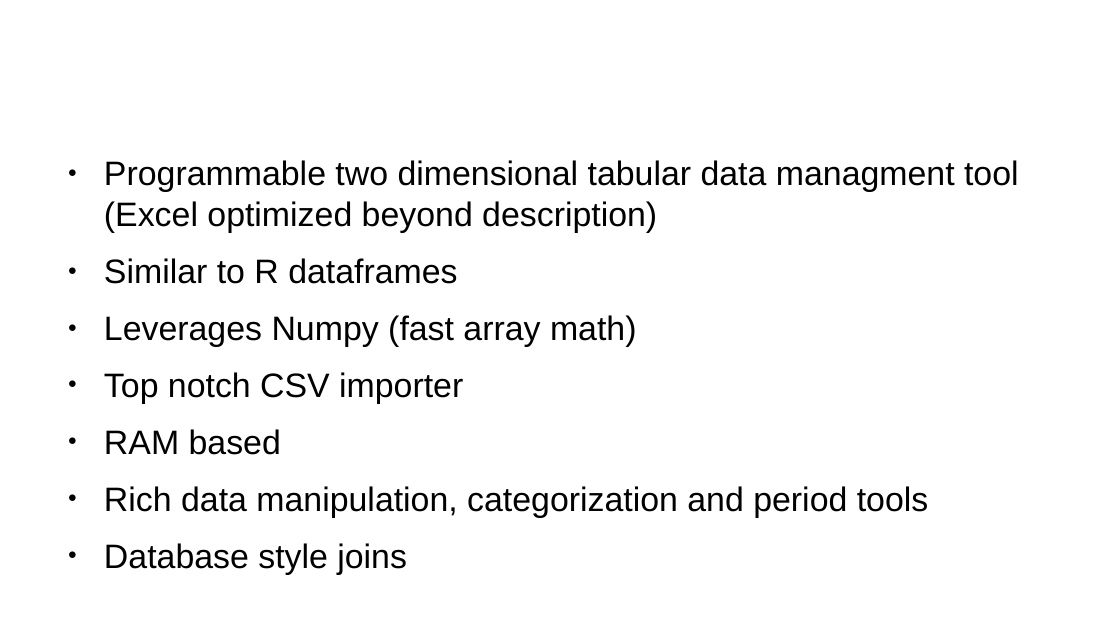
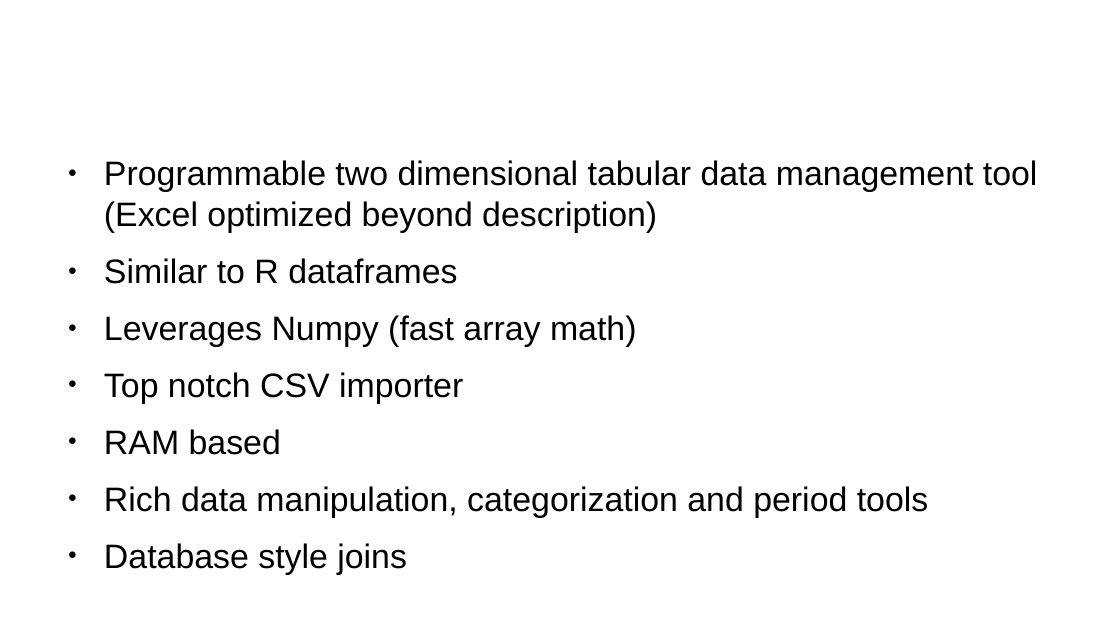
Before and after one commit to prodg1974/Jupyter-intro, a slide deck: slide 5 of JupyterPandas-PRodgers.odp. Drawn at 1120x630 pixels with LibreOffice and Linux fonts; fonts in the diff are those of the drawing; background and template pictures are left out. Boxes give left, top, right and bottom in pixels: in the first picture for what was removed or moved away, otherwise in the second. Text is boxed around its words. In the diff, an @@ line names an element or a change of style, - is before the commit and + after.

Commit message:
Added more slides and more Pandas examples

```diff
--- a/JupyterPandas-PRodgers.odp
+++ b/JupyterPandas-PRodgers.odp
@@ text at [104,160,1038,233]: text changed @@
-● Programmable two dimensional tabular data managment tool (Excel optimized beyond description)
+● Programmable two dimensional tabular data management tool (Excel optimized beyond description)
```
Also in this commit, not shown: 1 other slide changed, 4 slides added, 3 other files.
